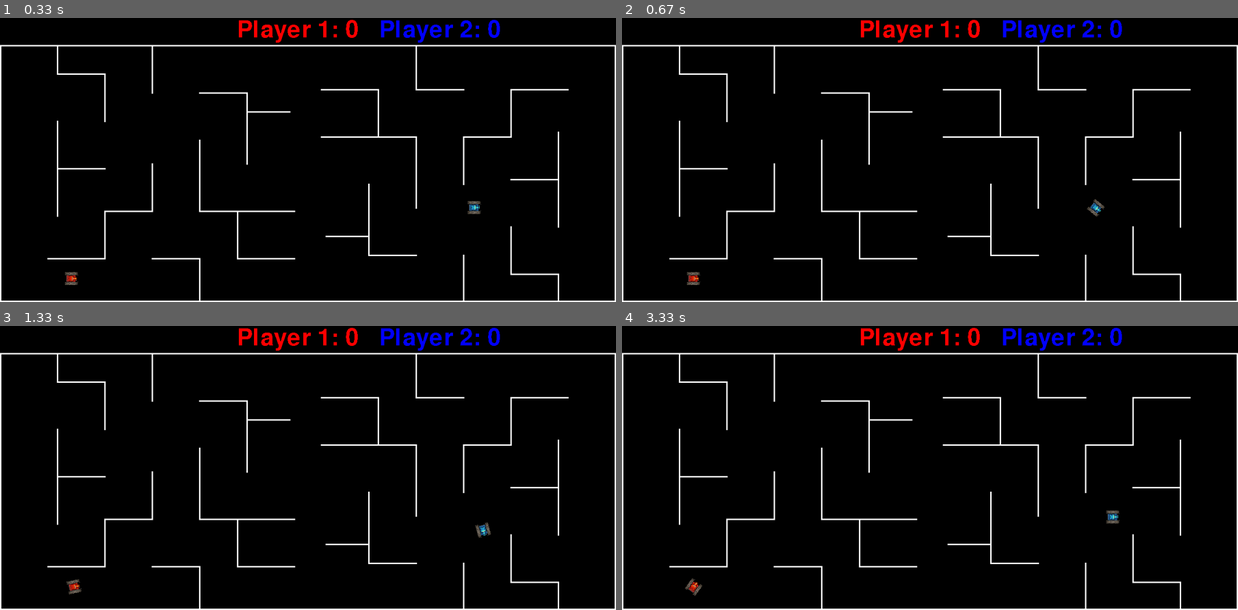
Above: before the commit, frames 1-4 (two rows, left to right).
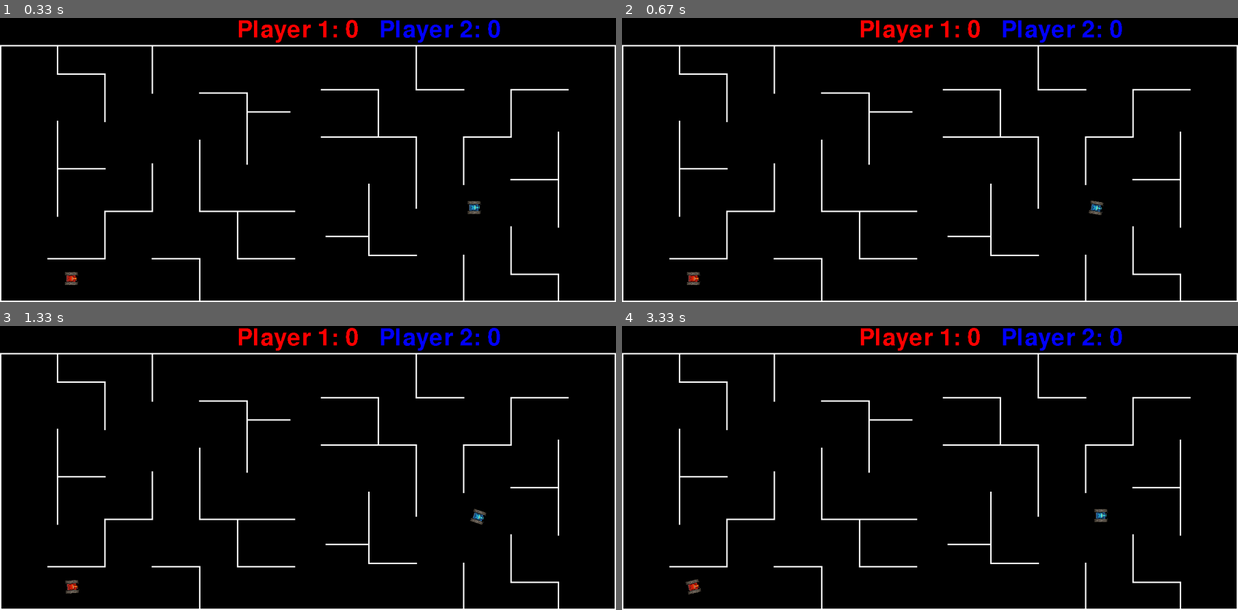
Above: after the commit, the same moments.

Repository: SkullinTheJar/ExamProgram
Game: pygame game, started from main testing.py
Two runs of this game, one before a commit and one after it. Both use one fixed random seed, a clock stepped at 60 frames per second and the inputs below.
Inputs:
- Up to frame 1 (0.33 s): no input
- Up to frame 2 (0.67 s): hold Right from 0.33 s (still down)
- Up to frame 3 (1.33 s): release Right at 0.8 s; hold Up 0.83-1.13 s; tap F at 0.9, 1.23 s; tap T at 0.98 s; hold Right from 1.17 s (still down); tap G at 1.32 s
- Up to frame 4 (3.33 s): tap F at 1.53, 1.73, 2.03, 2.3, 2.63, 2.93, 3.07 s; release Right at 1.63 s; hold Left 1.67-2.2 s; hold Down 2.23-2.53 s; tap T at 2.38 s; hold Left 2.57-2.97 s; tap G at 2.72 s; hold Up from 3 s (still down)

Frame 1 is identical in both runs. In frame 2, less than 0.1% of the frame differs, in the area x 75-79%, y 63-70%; in frame 3, 0.3%; in frame 4, 0.3%, in the area x 10-81%, y 64-95%.

Commit message:
added waffleflower's sound file paths

Diff:
--- a/main testing.py
+++ b/main testing.py
@@ -207,18 +207,22 @@
 class Game:
     def __init__(self, size, laserLength = 10, cooldown = 500):
         self.size = size
-        self.laserSound = pygame.mixer.Sound('C:/Users/andre/OneDrive - AARHUS TECH/Programmering/ExamProgram/laserShotSound.wav')
-        self.laserBounceSound = pygame.mixer.Sound('C:/Users/andre/OneDrive - AARHUS TECH/Programmering/ExamProgram/laserBounceSound.wav')
-        self.explosionSound = pygame.mixer.Sound('C:/Users/andre/OneDrive - AARHUS TECH/Programmering/ExamProgram/explosionSound.wav')
-        self.upgradeSound = pygame.mixer.Sound('C:/Users/andre/OneDrive - AARHUS TECH/Programmering/ExamProgram/upgradeSound.wav')
+        #self.laserSound = pygame.mixer.Sound('C:/Users/andre/OneDrive - AARHUS TECH/Programmering/ExamProgram/laserShotSound.wav')
+        #self.laserBounceSound = pygame.mixer.Sound('C:/Users/andre/OneDrive - AARHUS TECH/Programmering/ExamProgram/laserBounceSound.wav')
+        #self.explosionSound = pygame.mixer.Sound('C:/Users/andre/OneDrive - AARHUS TECH/Programmering/ExamProgram/explosionSound.wav')
+        #self.upgradeSound = pygame.mixer.Sound('C:/Users/andre/OneDrive - AARHUS TECH/Programmering/ExamProgram/upgradeSound.wav')
+        self.laserSound = pygame.mixer.Sound('C:/Users/WaffleFlower/Desktop/Skole/Programmering/ExamProgram/laserShotSound.wav')
+        self.laserBounceSound = pygame.mixer.Sound('C:/Users/WaffleFlower/Desktop/Skole/Programmering/ExamProgram/laserBounceSound.wav')
+        self.explosionSound = pygame.mixer.Sound('C:/Users/WaffleFlower/Desktop/Skole/Programmering/ExamProgram/explosionSound.wav')
+        self.upgradeSound = pygame.mixer.Sound('C:/Users/WaffleFlower/Desktop/Skole/Programmering/ExamProgram/upgradeSound.wav')
         self.laserLength = laserLength
         self.cooldown = cooldown
         self.lastShot = -cooldown
         self.screen = pygame.display.set_mode(size)
-        self.player1 = Player(1, (0, 0), 1, 1, 'C:/Users/andre/OneDrive - AARHUS TECH/Programmering/ExamProgram/red tank.png', size)
-        self.player2 = Player(2, (0, 0), 1, 1, 'C:/Users/andre/OneDrive - AARHUS TECH/Programmering/ExamProgram/blue tank.png', size)
-        # self.player1 = Player(1, (0, 0), 0.25, 0.25, 'C:/Users/WaffleFlower/Desktop/Skole/Programmering/ExamProgram/red_tank_exp_v2.png', size)
-        # self.player2 = Player(2, (0, 0), 0.25, 0.25, 'C:/Users/WaffleFlower/Desktop/Skole/Programmering/ExamProgram/blue_tank_exp.png', size)
+        #self.player1 = Player(1, (0, 0), 1, 1, 'C:/Users/andre/OneDrive - AARHUS TECH/Programmering/ExamProgram/red tank.png', size)
+        #self.player2 = Player(2, (0, 0), 1, 1, 'C:/Users/andre/OneDrive - AARHUS TECH/Programmering/ExamProgram/blue tank.png', size)
+        self.player1 = Player(1, (0, 0), 0.25, 0.25, 'C:/Users/WaffleFlower/Desktop/Skole/Programmering/ExamProgram/red tank.png', size)
+        self.player2 = Player(2, (0, 0), 0.25, 0.25, 'C:/Users/WaffleFlower/Desktop/Skole/Programmering/ExamProgram/blue tank.png', size)
         self.players = pygame.sprite.Group(self.player1, self.player2)
         self.fixPlayerSpawn()
         self.lasers = pygame.sprite.Group()
